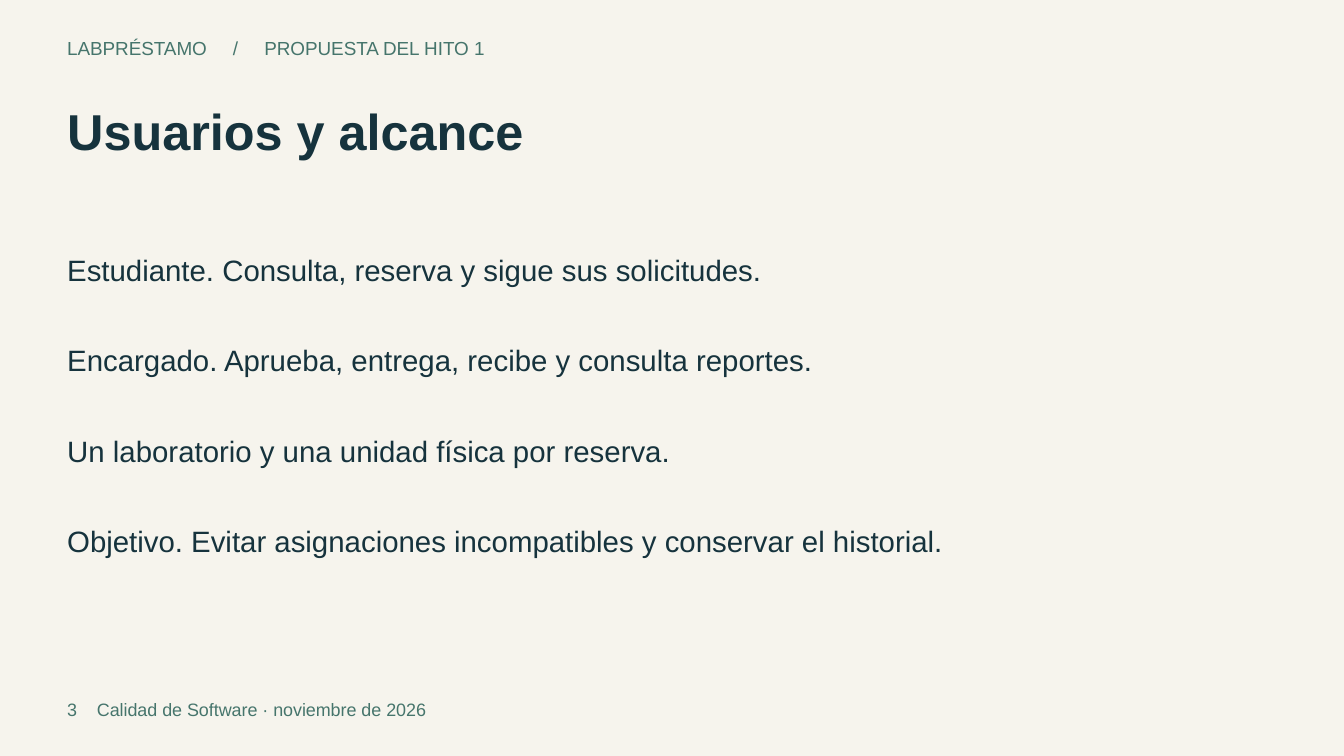
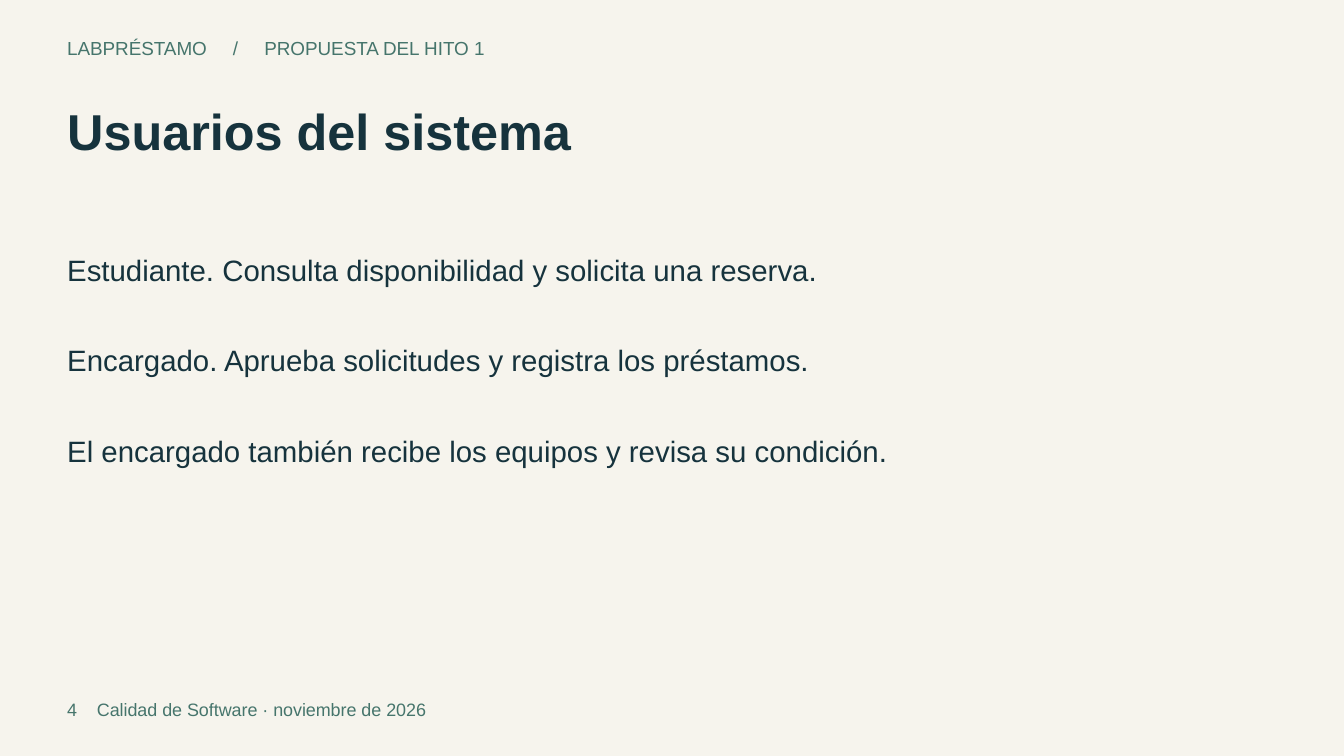
Before and after one commit to Piero-design/LabPrestamo, a slide deck: slide 4 of documentos/LabPrestamo_Hito_1.pptx (slide 3 before the commit). Drawn at 1344x756 pixels with LibreOffice and Linux fonts; fonts in the diff are those of the drawing. Boxes give left, top, right and bottom in pixels: in the first picture for what was removed or moved away, otherwise in the second. Text is boxed around its words. In the diff, an @@ line names an element or a change of style, - is before the commit and + after.

Commit message:
Ajustar al alcance del primer entregable e incorporar mockups

```diff
--- a/documentos/LabPrestamo_Hito_1.pptx
+++ b/documentos/LabPrestamo_Hito_1.pptx
@@ text at <box>67,113,571,151</box>: text changed @@
-Usuarios y alcance
+Usuarios del sistema
@@ text at <box>67,259,817,287</box>: text changed @@
-Estudiante. Consulta, reserva y sigue sus solicitudes.
+Estudiante. Consulta disponibilidad y solicita una reserva.
@@ text at <box>67,349,808,377</box>: text changed @@
-Encargado. Aprueba, entrega, recibe y consulta reportes.
+Encargado. Aprueba solicitudes y registra los préstamos.
@@ text at <box>67,440,887,467</box>: text changed @@
-Un laboratorio y una unidad física por reserva.
+El encargado también recibe los equipos y revisa su condición.
@@ text removed at <box>67,530,942,558</box> @@
-Objetivo. Evitar asignaciones incompatibles y conservar el historial.
@@ text at <box>67,703,426,716</box>: text changed @@
-3 Calidad de Software · noviembre de 2026
+4 Calidad de Software · noviembre de 2026
```
Also in this commit, not shown: 6 other slides changed, 3 slides added, 8 slides removed, 8 other files.
